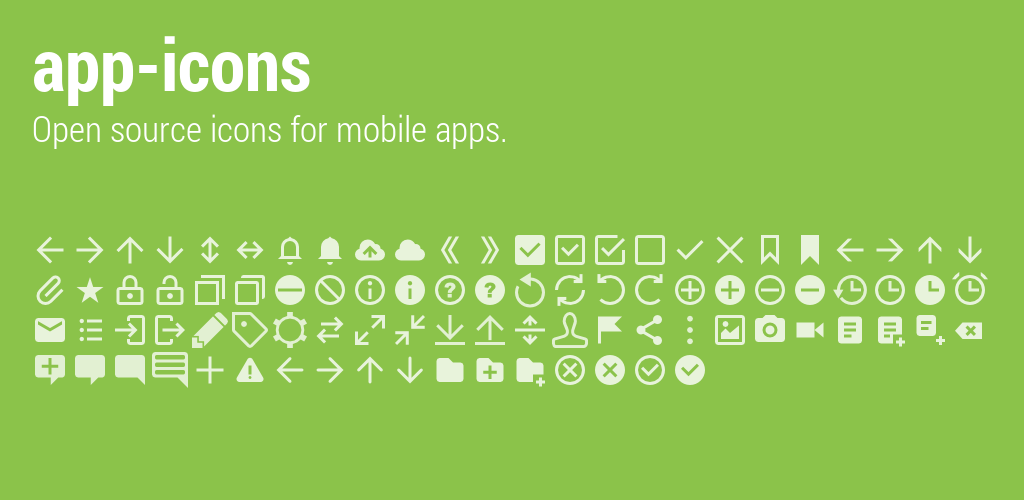
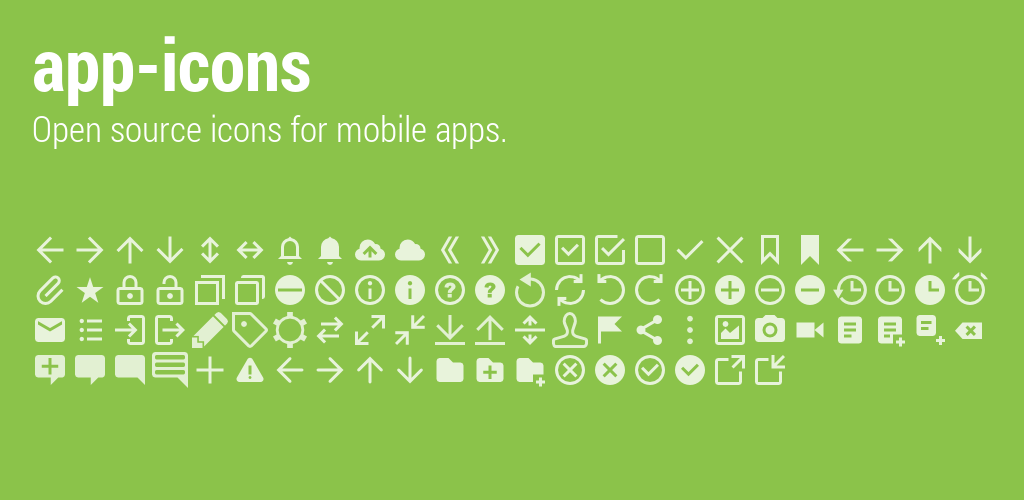
Layers edited between the first and the second (1024, 500) image:
added layer "ic_action_in.png" above "ic_action_out.png" over [755, 355, 785, 385]
added layer "ic_action_out.png" above "ic_action_check5.png" over [715, 355, 745, 385]
